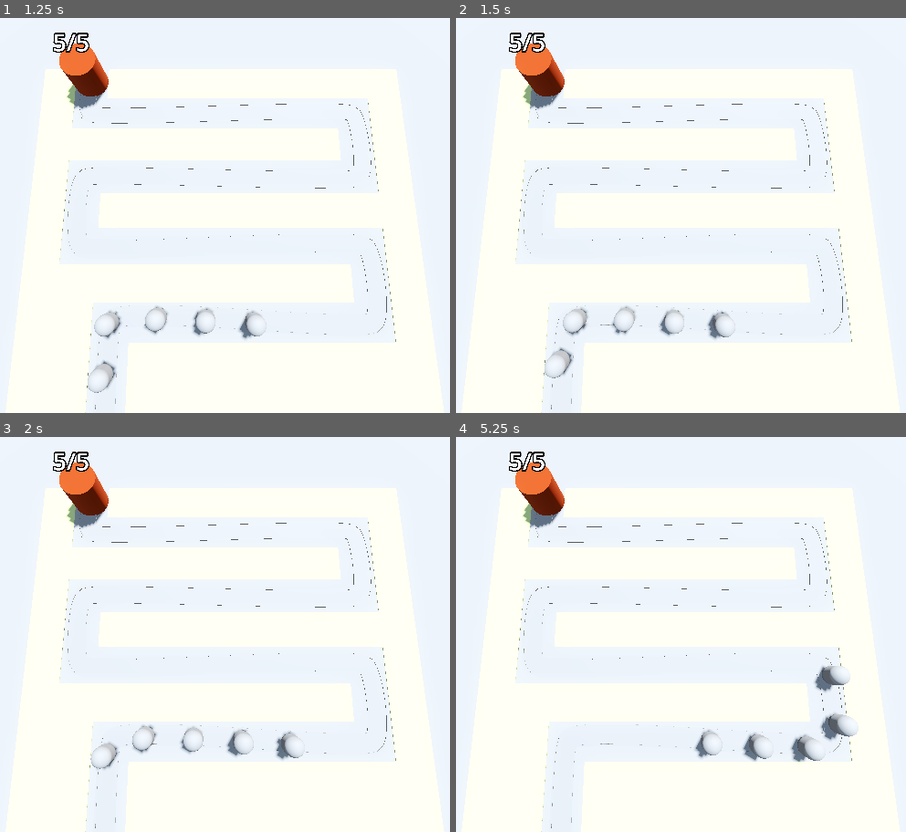
Above: before the commit, frames 1-4 (two rows, left to right).
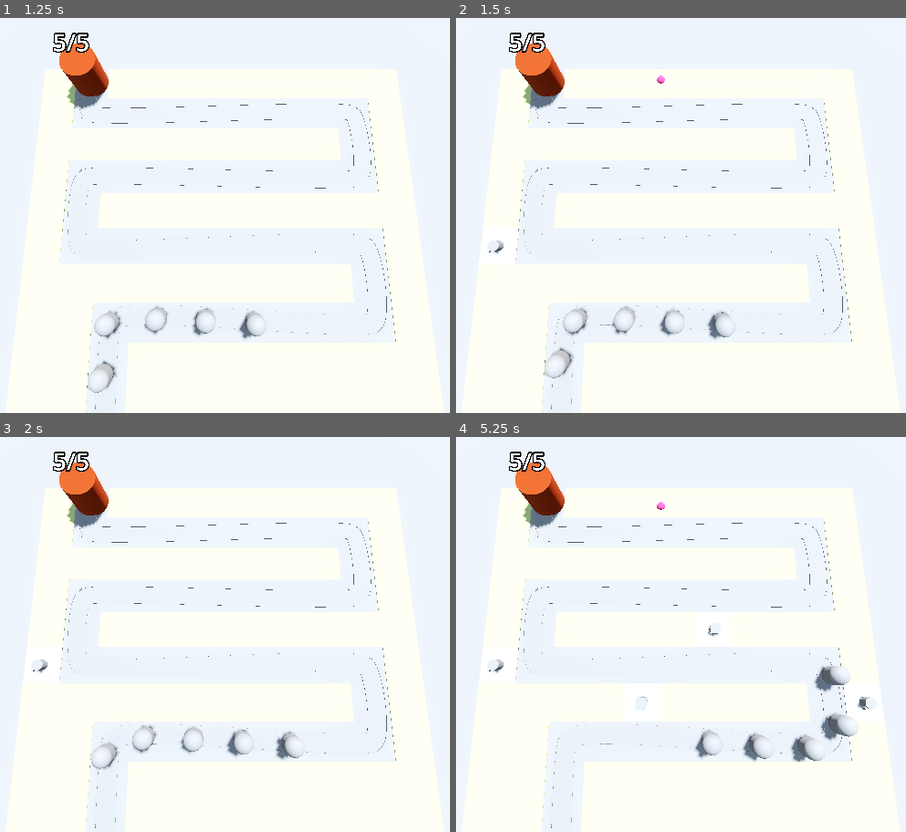
Above: after the commit, the same moments.

Repository: CommanderTempest/Barbarian-Blaster
Game: Godot game, scene res://Base_Level.tscn
Two runs of this game, one before a commit and one after it. Both use one fixed random seed, a clock stepped at 60 frames per second and the inputs below.
Inputs (mouse positions are in pixels of both pictures, inside the frame that each line leads up to):
- Up to frame 1 (1.25 s): move the mouse to (364, 187) at 0.52 s; press the mouse at (364, 187) at 0.53 s
- Up to frame 2 (1.5 s): move the mouse to (514, 227) at 1.27 s; release the mouse at (514, 227) at 1.28 s; click (514, 227) at 1.35 s
- Up to frame 3 (2 s): no input
- Up to frame 4 (5.25 s): move the mouse to (735, 535) at 2.02 s; press the mouse at (735, 535) at 2.03 s; move the mouse to (622, 709) at 2.77 s; release the mouse at (622, 709) at 2.78 s; click (622, 709) at 2.85 s; move the mouse to (879, 689) at 3.52 s; press the mouse at (879, 689) at 3.53 s; move the mouse to (outside the picture) at 4.27 s; release the mouse at (outside the picture) at 4.28 s; click (outside the picture) at 4.35 s; move the mouse to (699, 626) at 5.02 s; press the mouse at (699, 626) at 5.03 s

Frame 1 is identical in both runs. In frame 2, less than 0.1% of the frame differs, in the area x 7-47%, y 14-62%; in frame 3, less than 0.1%; in frame 4, 0.2%, in the area x 7-93%, y 16-70%.
Error after the commit: Invalid access to property or key 'global_position' on a base object of type 'Nil'. (res://Turret/turret.gd:31)

Commit message:
Added turrets
+Added turrets
+Added projectiles for turrets
+Enemies take damage now
+Added turret targeting

Diff:
--- a/Base_Level.tscn
+++ b/Base_Level.tscn
@@ -1,8 +1,11 @@
-[gd_scene load_steps=9 format=3 uid="uid://cakoyymkjrdqy"]
+[gd_scene load_steps=12 format=3 uid="uid://cakoyymkjrdqy"]
 
+[ext_resource type="PackedScene" uid="uid://d4hf4iwd7nwch" path="res://RayPickerCamera/ray_picker_camera.tscn" id="1_7qib1"]
 [ext_resource type="MeshLibrary" uid="uid://ce4pe6vesmmk3" path="res://MeshLibraries/SpaceLibrary.tres" id="1_kudj5"]
 [ext_resource type="PackedScene" uid="uid://c4ngyn6cjh85c" path="res://enemy.tscn" id="2_s3p60"]
 [ext_resource type="PackedScene" uid="uid://bujyjsenjopye" path="res://base.tscn" id="3_5kti5"]
+[ext_resource type="Script" path="res://TurretManager.gd" id="5_1oj5j"]
+[ext_resource type="PackedScene" uid="uid://bc1vxlie5cdkn" path="res://Turret/turret.tscn" id="6_e311u"]
 
 [sub_resource type="ProceduralSkyMaterial" id="ProceduralSkyMaterial_csq32"]
 sky_horizon_color = Color(0.64625, 0.65575, 0.67075, 1)
@@ -41,8 +44,9 @@
 size = Vector3(100, 2, 100)
 material = SubResource("StandardMaterial3D_d010j")
 
-[node name="Camera3D" type="Camera3D" parent="."]
-transform = Transform3D(1, 0, 0, 0, 0.173648, 0.984808, 0, -0.984808, 0.173648, 0, 30, 15)
+[node name="RayPickerCamera" parent="." node_paths=PackedStringArray("gridmap", "turret_manager") instance=ExtResource("1_7qib1")]
+gridmap = NodePath("../GridMap")
+turret_manager = NodePath("../TurretManager")
 
 [node name="GridMap" type="GridMap" parent="."]
 mesh_library = ExtResource("1_kudj5")
@@ -114,3 +118,9 @@
 progress = 20.0
 
 [node name="Base" parent="." instance=ExtResource("3_5kti5")]
+
+[node name="TurretManager" type="Node3D" parent="." node_paths=PackedStringArray("enemy_path")]
+transform = Transform3D(0.707107, 0, -0.707107, 0, 1, 0, 0.707107, 0, 0.707107, 0, 0, 0)
+script = ExtResource("5_1oj5j")
+turret = ExtResource("6_e311u")
+enemy_path = NodePath("../Path3D")
--- /dev/null
+++ b/RayPickerCamera/ray_picker_camera.gd
@@ -0,0 +1,26 @@
+extends Camera3D
+
+@export var gridmap: GridMap
+@export var turret_manager: Node3D
+
+@onready var ray_cast_3d = $RayCast3D
+
+# Called every frame. 'delta' is the elapsed time since the previous frame.
+func _process(delta):
+	var mouse_position: Vector2 = get_viewport().get_mouse_position()
+	ray_cast_3d.target_position = project_local_ray_normal(mouse_position) * 100.0
+	ray_cast_3d.force_raycast_update()
+
+	if (ray_cast_3d.is_colliding()):
+		Input.set_default_cursor_shape(Input.CURSOR_POINTING_HAND)
+		var collider = ray_cast_3d.get_collider()
+		if collider is GridMap:
+			if Input.is_action_pressed("click"):
+				var collision_point = ray_cast_3d.get_collision_point()
+				var cell = gridmap.local_to_map(collision_point)
+				if gridmap.get_cell_item(cell) == 0:
+					gridmap.set_cell_item(cell, 1)
+					var tile_position = gridmap.map_to_local(cell)
+					turret_manager.build_turret(tile_position)
+	else:
+		Input.set_default_cursor_shape(Input.CURSOR_ARROW)
--- /dev/null
+++ b/RayPickerCamera/ray_picker_camera.tscn
@@ -0,0 +1,9 @@
+[gd_scene load_steps=2 format=3 uid="uid://d4hf4iwd7nwch"]
+
+[ext_resource type="Script" path="res://RayPickerCamera/ray_picker_camera.gd" id="1_1r5xg"]
+
+[node name="RayPickerCamera" type="Camera3D"]
+transform = Transform3D(1, 0, 0, 0, 0.173648, 0.984808, 0, -0.984808, 0.173648, 0, 30, 15)
+script = ExtResource("1_1r5xg")
+
+[node name="RayCast3D" type="RayCast3D" parent="."]
--- /dev/null
+++ b/Turret/turret.gd
@@ -0,0 +1,35 @@
+extends Node3D
+
+@export var projectile: PackedScene
+
+@export var turret_range:= 10.0
+
+var enemy_path: Path3D
+var target: PathFollow3D
+
+@onready var turret_top = $TurretBase/TurretTop
+
+func _physics_process(delta):
+	target = find_best_target()
+	if target:
+		look_at(target.global_position, Vector3.UP, true)
+
+func _on_timer_timeout():
+	if target:
+		var shot = projectile.instantiate()
+		add_child(shot)
+		shot.global_position = turret_top.position
+		shot.direction = global_transform.basis.z
+
+func find_best_target() -> PathFollow3D:
+	var best_target = null
+	var best_progress = 0
+
+	for enemy in enemy_path.get_children():
+		if (enemy is PathFollow3D):
+			if enemy.progress > best_progress:
+				var distance:= global_position.distance_to(target.global_position)
+				if (distance < turret_range):
+					best_target = enemy
+					best_progress = enemy.progress
+	return best_target
--- /dev/null
+++ b/Turret/turret.tscn
@@ -0,0 +1,36 @@
+[gd_scene load_steps=6 format=3 uid="uid://bc1vxlie5cdkn"]
+
+[ext_resource type="Script" path="res://Turret/turret.gd" id="1_300mc"]
+[ext_resource type="PackedScene" uid="uid://bru2udgajo3ms" path="res://projectile.tscn" id="1_k0o8e"]
+
+[sub_resource type="CylinderMesh" id="CylinderMesh_ju0vr"]
+height = 1.0
+
+[sub_resource type="CylinderMesh" id="CylinderMesh_gt46h"]
+top_radius = 0.6
+bottom_radius = 0.6
+height = 0.6
+
+[sub_resource type="BoxMesh" id="BoxMesh_r62ye"]
+
+[node name="Turret" type="Node3D"]
+script = ExtResource("1_300mc")
+projectile = ExtResource("1_k0o8e")
+
+[node name="TurretBase" type="MeshInstance3D" parent="."]
+transform = Transform3D(1, 0, 0, 0, 1, 0, 0, 0, 1, 0, 0.5, 0)
+mesh = SubResource("CylinderMesh_ju0vr")
+
+[node name="TurretTop" type="MeshInstance3D" parent="TurretBase"]
+transform = Transform3D(1, 0, 0, 0, 1, 0, 0, 0, 1, 0, 0.3, 0)
+mesh = SubResource("CylinderMesh_gt46h")
+
+[node name="TurretBarrel" type="MeshInstance3D" parent="TurretBase/TurretTop"]
+transform = Transform3D(0.24, 0, 0, 0, 0.35, 0, 0, 0, 0.499, 0, 0, 0.6)
+mesh = SubResource("BoxMesh_r62ye")
+
+[node name="Projectile" parent="." instance=ExtResource("1_k0o8e")]
+
+[node name="Timer" type="Timer" parent="."]
+
+[connection signal="timeout" from="Timer" to="." method="_on_timer_timeout"]
--- /dev/null
+++ b/TurretManager.gd
@@ -0,0 +1,13 @@
+extends Node3D
+
+@export var turret: PackedScene
+@export var enemy_path: Path3D
+
+
+
+
+func build_turret(turret_position: Vector3) -> void:
+	var new_turret = turret.instantiate()
+	add_child(new_turret)
+	new_turret.global_position = turret_position
+	new_turret.enemy_path = enemy_path
--- a/enemy.gd
+++ b/enemy.gd
@@ -1,9 +1,17 @@
 extends PathFollow3D
 
 @export var speed: float = 5
+@export var max_health:= 50
+var current_hp: int:
+	set(health_in):
+		current_hp = health_in
+		if (current_hp < 1):
+			queue_free()
 
 @onready var target = get_tree().get_first_node_in_group("base")
 
+func _ready():
+	current_hp = max_health
 # Called every frame. 'delta' is the elapsed time since the previous frame.
 func _process(delta) -> void:
 	progress += (delta * speed)
--- a/enemy.tscn
+++ b/enemy.tscn
@@ -1,8 +1,12 @@
-[gd_scene load_steps=3 format=3 uid="uid://c4ngyn6cjh85c"]
+[gd_scene load_steps=4 format=3 uid="uid://c4ngyn6cjh85c"]
 
 [ext_resource type="Script" path="res://enemy.gd" id="1_kav61"]
 
 [sub_resource type="CapsuleMesh" id="CapsuleMesh_wtlgc"]
+radius = 1.0
+height = 3.0
+
+[sub_resource type="CapsuleShape3D" id="CapsuleShape3D_m5c0v"]
 radius = 1.0
 height = 3.0
 
@@ -13,3 +17,9 @@
 [node name="MeshInstance3D" type="MeshInstance3D" parent="."]
 transform = Transform3D(1, 0, 0, 0, 1, 0, 0, 0, 1, 0, 1.5, 0)
 mesh = SubResource("CapsuleMesh_wtlgc")
+
+[node name="EnemyArea3D" type="Area3D" parent="."]
+
+[node name="CollisionShape3D" type="CollisionShape3D" parent="EnemyArea3D" groups=["enemy_area"]]
+transform = Transform3D(1, 0, 0, 0, 1, 0, 0, 0, 1, 0, 1.5, 0)
+shape = SubResource("CapsuleShape3D_m5c0v")
--- a/project.godot
+++ b/project.godot
@@ -14,3 +14,11 @@
 run/main_scene="res://Base_Level.tscn"
 config/features=PackedStringArray("4.1", "Forward Plus")
 config/icon="res://icon.svg"
+
+[input]
+
+click={
+"deadzone": 0.5,
+"events": [Object(InputEventMouseButton,"resource_local_to_scene":false,"resource_name":"","device":-1,"window_id":0,"alt_pressed":false,"shift_pressed":false,"ctrl_pressed":false,"meta_pressed":false,"button_mask":0,"position":Vector2(0, 0),"global_position":Vector2(0, 0),"factor":1.0,"button_index":1,"canceled":false,"pressed":false,"double_click":false,"script":null)
+]
+}
--- /dev/null
+++ b/projectile.gd
@@ -0,0 +1,18 @@
+extends Area3D
+
+# :/ also sets the type it needs to be
+var direction:= Vector3.FORWARD
+
+@export var damage:= 25
+@export var speed:= 30.0
+
+func _physics_process(delta):
+	position = position + direction * speed * delta
+
+func _on_timer_timeout():
+	queue_free()
+
+func _on_area_entered(area):
+	if area.is_in_group("enemy_area"):
+		area.get_parent().current_hp -= damage
+		queue_free()
--- /dev/null
+++ b/projectile.tscn
@@ -0,0 +1,29 @@
+[gd_scene load_steps=5 format=3 uid="uid://bru2udgajo3ms"]
+
+[ext_resource type="Script" path="res://projectile.gd" id="1_76pog"]
+
+[sub_resource type="StandardMaterial3D" id="StandardMaterial3D_vuh0a"]
+albedo_color = Color(0.988235, 0.235294, 0.505882, 1)
+
+[sub_resource type="SphereMesh" id="SphereMesh_sl5s2"]
+material = SubResource("StandardMaterial3D_vuh0a")
+
+[sub_resource type="SphereShape3D" id="SphereShape3D_7gppr"]
+
+[node name="Projectile" type="Area3D"]
+top_level = true
+script = ExtResource("1_76pog")
+
+[node name="MeshInstance3D" type="MeshInstance3D" parent="."]
+mesh = SubResource("SphereMesh_sl5s2")
+
+[node name="CollisionShape3D" type="CollisionShape3D" parent="."]
+shape = SubResource("SphereShape3D_7gppr")
+
+[node name="Timer" type="Timer" parent="."]
+wait_time = 2.0
+one_shot = true
+autostart = true
+
+[connection signal="area_entered" from="." to="." method="_on_area_entered"]
+[connection signal="timeout" from="Timer" to="." method="_on_timer_timeout"]
Not shown: 6 places in MeshLibraries/SpaceLibrary.tres that only renumber resources
